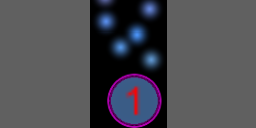
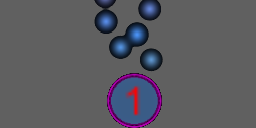
Before/after of a 256x128 layered artwork. What changed in the layer stack:
painted on "Pasted Layer" over [left=90, top=0, right=167, bottom=128]
